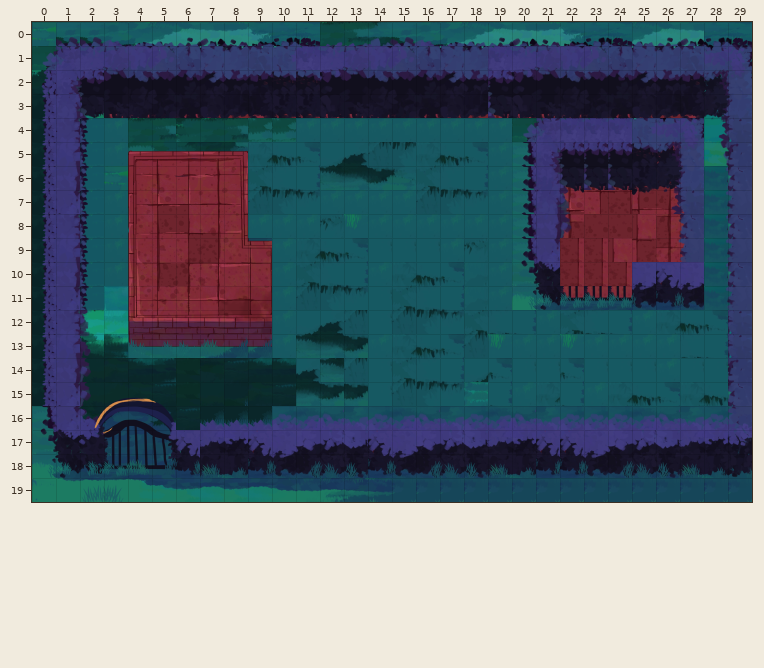
Tiled map: assets/maps/map5 - Copy.tmx. Above, as it was before the edit.
Cells are 128x128 px. Shown: x 0..29, y 0..19.
After the commit:
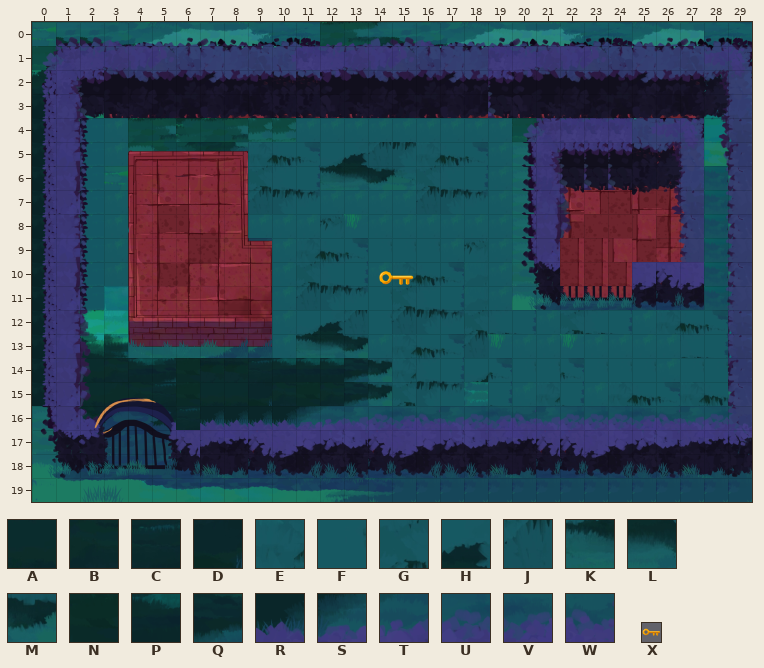
Key: from "grass1-4-26": A 107, B 109, C 110, D 125; from "grass2-4-26": E 94, F 107, G 109, H 123, J 124, K 137, L 138, M 139; from "maze-4-26": N 93, P 111, Q 113, R 126, S 127, T 128, U 130, V 131, W 132; from "objects": X 0 "key-sprite".
_ is an empty cell.
Objects are placed by their top-left corner, in cells (3,4 is the top-left corner of cell 3,4); size is 1x1 cell unless given.
Change:
Layer "ground":
Tile D gives way to tile A in row 15 at x 8.
Tile C gives way to tile B in row 15 at x 10.
Tile M gives way to tile B in row 15 at x 12.
Tile P gives way to tile C in row 14 at x 9.
Tile G gives way to tile E in row 14 at x 15.
Tile J gives way to tile G in row 15 at x 15.
Tile F gives way to tile M in rows 14 to 15 at x 14.
Tile L gives way to tile N in row 15 at x 11.
Tile H gives way to tile P in row 14 at x 11.
Tile K gives way to tile P in row 14 at x 12.
Tile J gives way to tile Q in row 14 at x 13.
Tile M gives way to tile Q in row 15 at x 13.
Tile U gives way to tile R in row 16 at x 10.
Tile V gives way to tile S in row 16 at x 11.
Tile W gives way to tile T in row 16 at x 12.
Layer "objects" (now shown):
A new object: X "Key" at 14.4,9.9 size 1.6x1.6.
